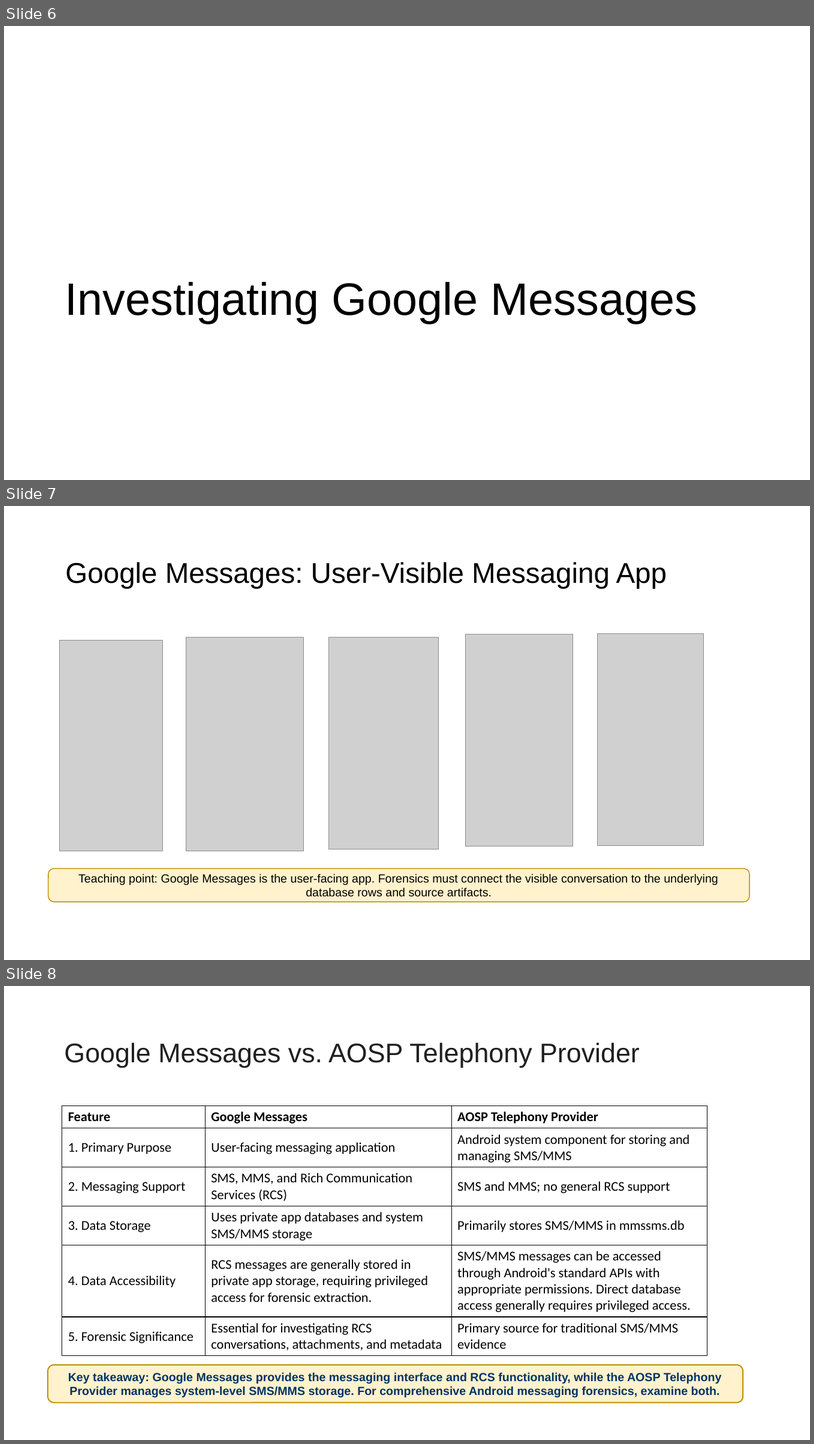
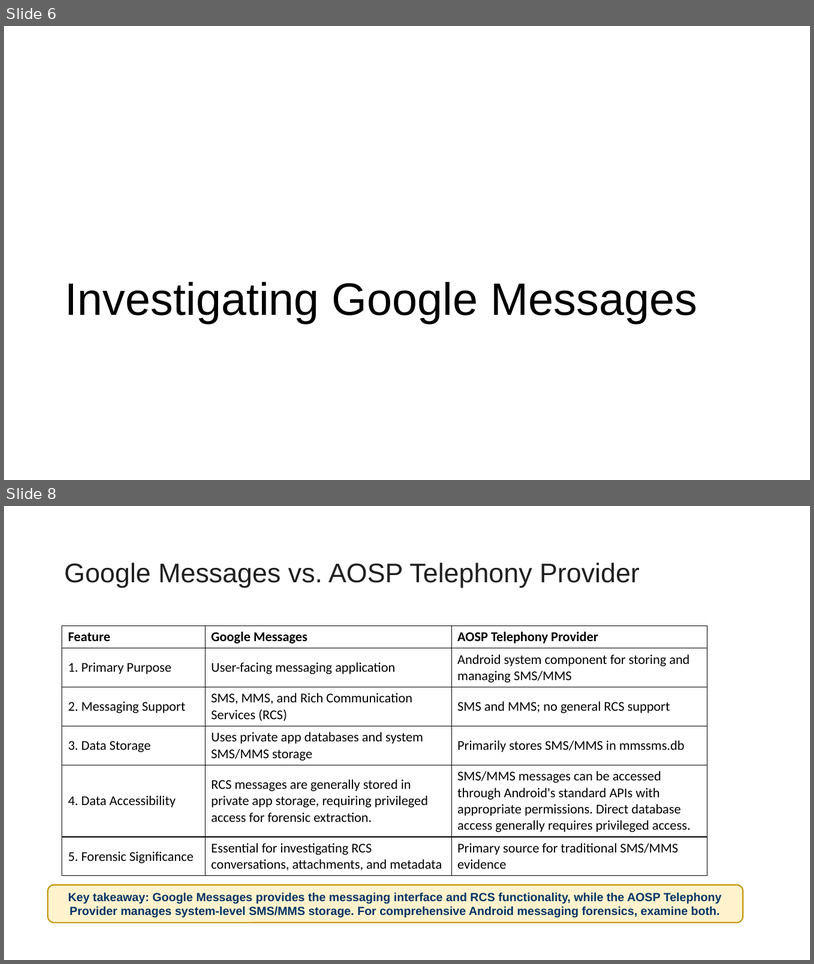
Before and after one commit to frankwxu/digital-forensics-lab, a slide deck: Android10/5_2_1_GMS_App_Investigations_Messaging.pptx. Shown one above the other, each under a label of ours: slides 6, 7 and 8 before the commit, slides 6 and 8 after it; the slides between them are not shown. The pictures are 814x1444 and 814x964 pixels, drawn with LibreOffice and Linux fonts; fonts in the diff are those of the drawing; grey boxes stand for pictures; background and template pictures are left out. Boxes give left, top, right and bottom in pixels: in the first picture for what was removed or moved away, otherwise in the second. Text is boxed around its words. In the diff, an @@ line names an element or a change of style, - is before the commit and + after.

Commit message:
Update GMS App Investigations Messaging presentation file

```diff
--- a/Android10/5_2_1_GMS_App_Investigations_Messaging.pptx
+++ b/Android10/5_2_1_GMS_App_Investigations_Messaging.pptx
@@ slide 7 removed at bbox=[4, 506, 810, 960], background #FFFFFF @@
@@ title removed at bbox=[65, 562, 668, 589] @@
-Google Messages: User-Visible Messaging App
@@ picture removed at bbox=[60, 640, 163, 851] @@
@@ picture removed at bbox=[186, 637, 304, 851] @@
@@ picture removed at bbox=[329, 637, 438, 849] @@
@@ picture removed at bbox=[466, 634, 573, 846] @@
@@ picture removed at bbox=[598, 634, 704, 846] @@
@@ rounded rectangle removed at bbox=[48, 868, 750, 901] @@
-Teaching point: Google Messages is the user-facing app. Forensics must connect the visible conversation to the underlying database rows and source artifacts.
```
Also in this commit, not shown: 4 slides changed, 4 slides added, 3 other slides removed.
